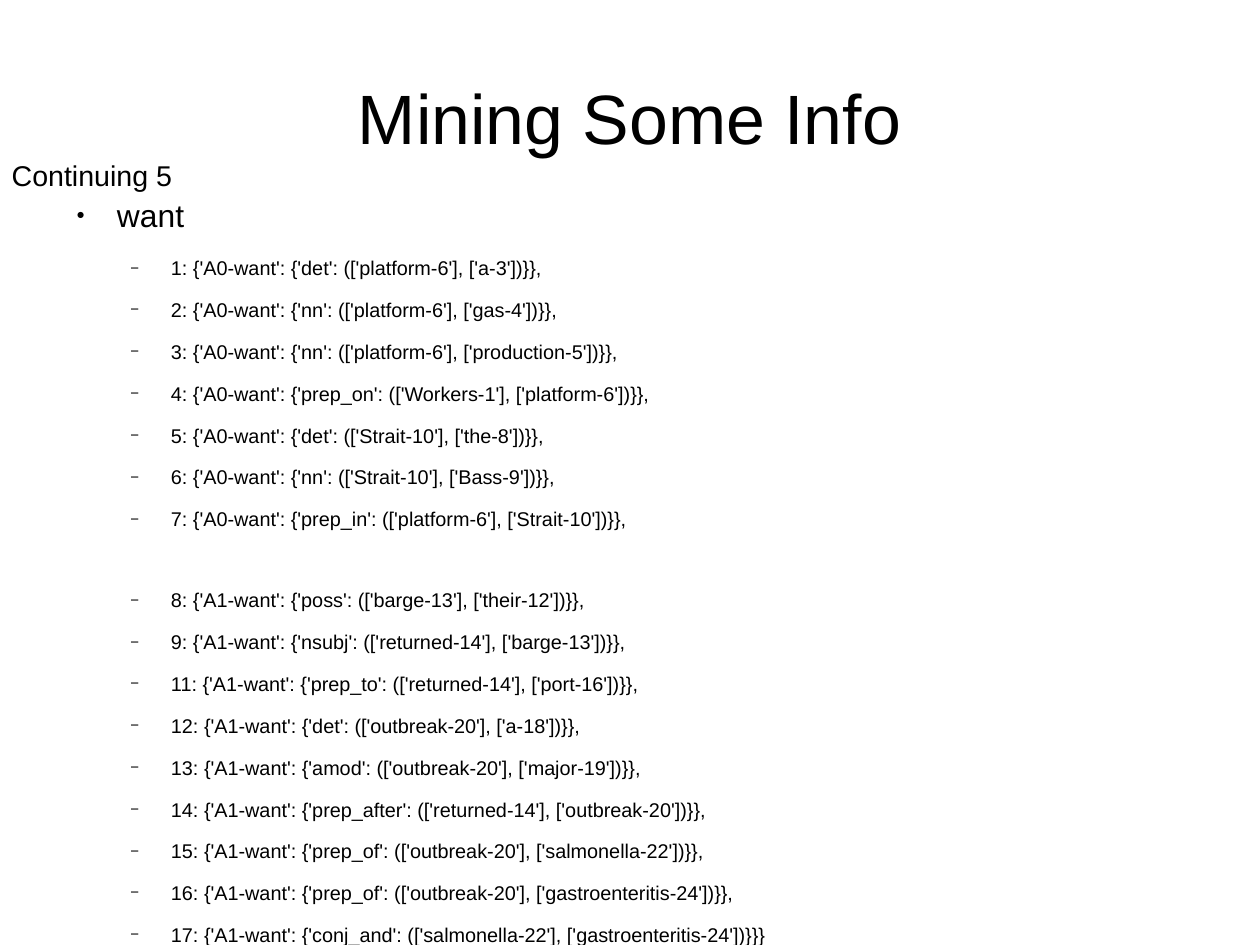
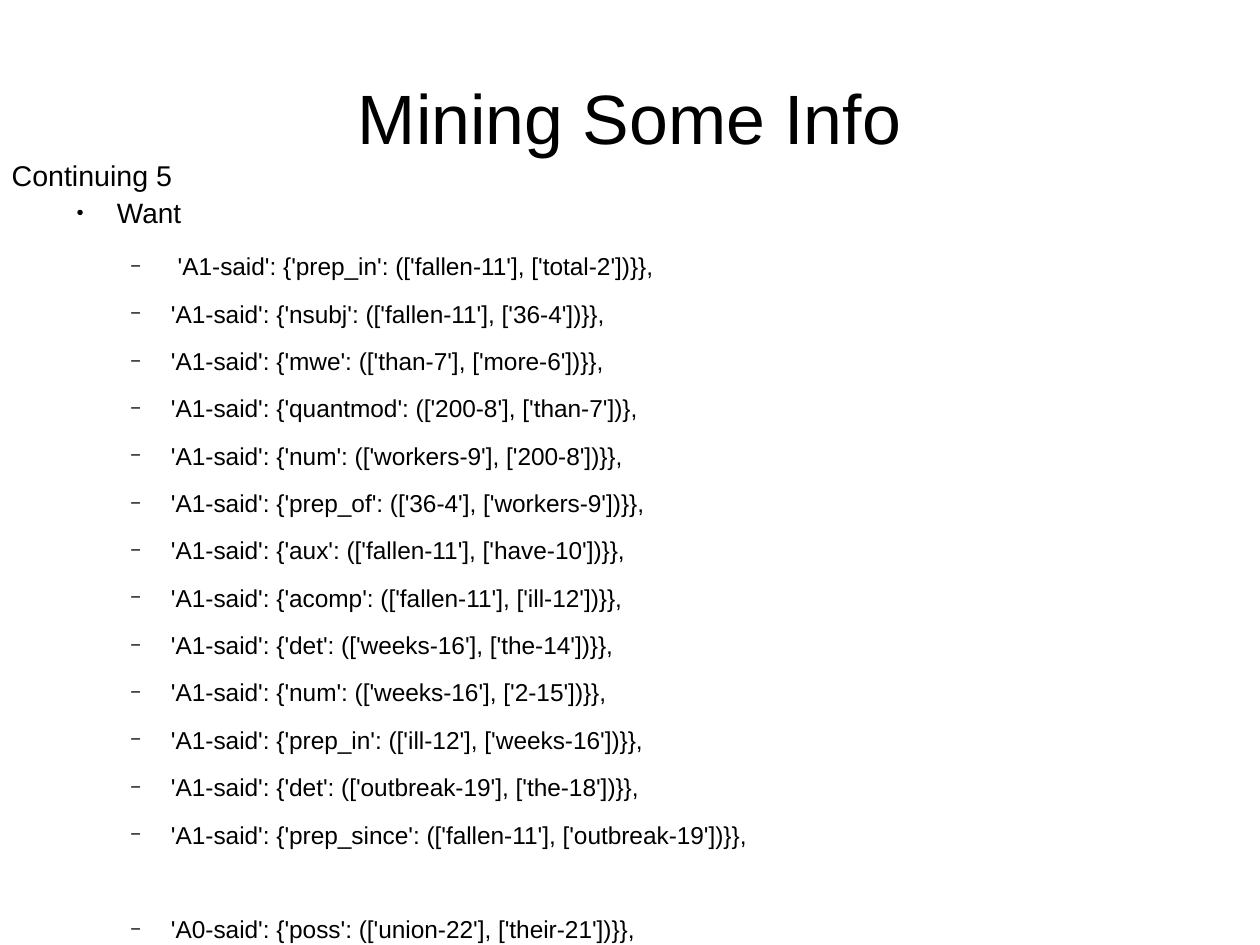
Before and after one commit to adreena/SemanticRoleMiner, a slide deck: slide 26 of testCases/TestCases.odp (slide 27 before the commit). Drawn at 1260x945 pixels with LibreOffice and Linux fonts; fonts in the diff are those of the drawing. Boxes give left, top, right and bottom in pixels: in the first picture for what was removed or moved away, otherwise in the second. Text is boxed around its words. In the diff, an @@ line names an element or a change of style, - is before the commit and + after.

Commit message:
applied a temporary solution to creation of a link between two separate Args

```diff
--- a/testCases/TestCases.odp
+++ b/testCases/TestCases.odp
@@ text at (117,203,747,943): text changed; size 12.5 to 15.4 pt @@
-● want
-  − 1: {'A0-want': {'det': (['platform-6'], ['a-3'])}},
-  − 2: {'A0-want': {'nn': (['platform-6'], ['gas-4'])}},
-  − 3: {'A0-want': {'nn': (['platform-6'], ['production-5'])}},
-  − 4: {'A0-want': {'prep_on': (['Workers-1'], ['platform-6'])}},
-  − 5: {'A0-want': {'det': (['Strait-10'], ['the-8'])}},
-  − 6: {'A0-want': {'nn': (['Strait-10'], ['Bass-9'])}},
-  − 7: {'A0-want': {'prep_in': (['platform-6'], ['Strait-10'])}},
-  − 8: {'A1-want': {'poss': (['barge-13'], ['their-12'])}},
-  − 9: {'A1-want': {'nsubj': (['returned-14'], ['barge-13'])}},
-  − 11: {'A1-want': {'prep_to': (['returned-14'], ['port-16'])}},
-  − 12: {'A1-want': {'det': (['outbreak-20'], ['a-18'])}},
-  − 13: {'A1-want': {'amod': (['outbreak-20'], ['major-19'])}},
-  − 14: {'A1-want': {'prep_after': (['returned-14'], ['outbreak-20'])}},
-  − 15: {'A1-want': {'prep_of': (['outbreak-20'], ['salmonella-22'])}},
-  − 16: {'A1-want': {'prep_of': (['outbreak-20'], ['gastroenteritis-24'])}},
-  − 17: {'A1-want': {'conj_and': (['salmonella-22'], ['gastroenteritis-24'])}}}
-  − 10: {'Link-want': {'ccomp': (['want-11'], ['returned-14'])}},
-  − 0: {'Link-want': {'nsubj': (['want-11'], ['Workers-1'])}},
+● Want
+  − 'A1-said': {'prep_in': (['fallen-11'], ['total-2'])}},
+  − 'A1-said': {'nsubj': (['fallen-11'], ['36-4'])}},
+  − 'A1-said': {'mwe': (['than-7'], ['more-6'])}},
+  − 'A1-said': {'quantmod': (['200-8'], ['than-7'])},
+  − 'A1-said': {'num': (['workers-9'], ['200-8'])}},
+  − 'A1-said': {'prep_of': (['36-4'], ['workers-9'])}},
+  − 'A1-said': {'aux': (['fallen-11'], ['have-10'])}},
+  − 'A1-said': {'acomp': (['fallen-11'], ['ill-12'])}},
+  − 'A1-said': {'det': (['weeks-16'], ['the-14'])}},
+  − 'A1-said': {'num': (['weeks-16'], ['2-15'])}},
+  − 'A1-said': {'prep_in': (['ill-12'], ['weeks-16'])}},
+  − 'A1-said': {'det': (['outbreak-19'], ['the-18'])}},
+  − 'A1-said': {'prep_since': (['fallen-11'], ['outbreak-19'])}},
+  − 'A0-said': {'poss': (['union-22'], ['their-21'])}},
+  − 'Link-said': {'ccomp': (['said-23'], ['fallen-11'])}},
+  − 'Link-said': {'nsubj': (['said-23'], ['union-22'])}}}
```
Also in this commit, not shown: 5 other slides changed, 2 slides added, 2 slides removed, 6 other files.
